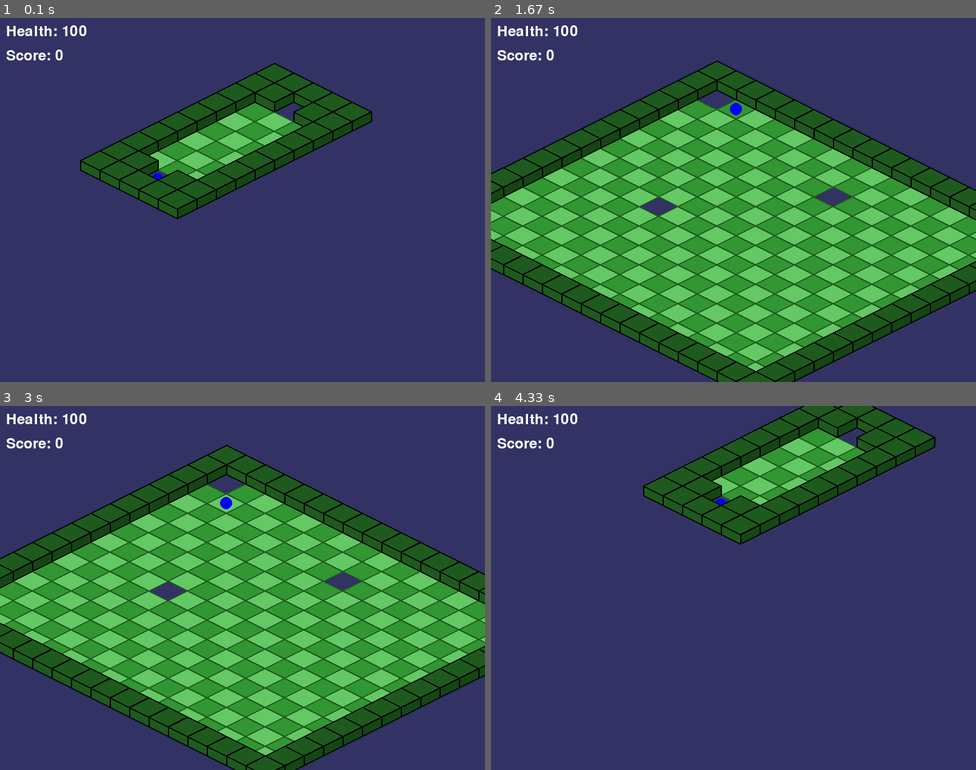
Above: before the commit, frames 1-4 (two rows, left to right).
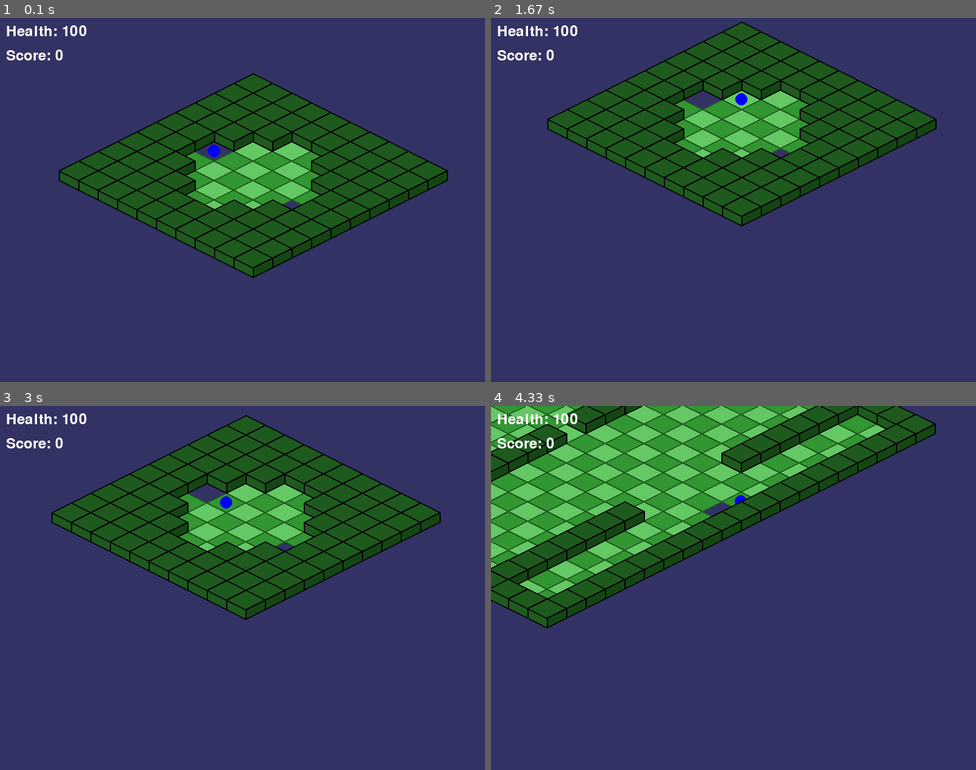
Above: after the commit, the same moments.

Repository: LWhite200/pygames
Game: pygame game, started from Isometric/Isometric.py
Same seed, same stepped clock (60 frames per second), same inputs: the game is played once before the commit and once after it.
Inputs:
- Up to frame 1 (0.1 s): no input
- Up to frame 2 (1.67 s): tap Enter at 0.33 s; tap Space at 0.67 s; hold Right 1-1.47 s; hold Up from 1.5 s (still down)
- Up to frame 3 (3 s): release Up at 1.8 s; hold Right 1.83-2.3 s; hold Left 2.33-2.87 s; hold Down from 2.9 s (still down)
- Up to frame 4 (4.33 s): release Down at 3.2 s; hold Left 3.23-3.63 s; hold Up 3.67-4.03 s

The runs differ from the first frame. In frame 1, 19% of the frame differs, in the area x 12-93%, y 12-72%; in frame 2, 62%, in the area x 0-100%, y 1-100%; in frame 3, 60%; in frame 4, 31%.

Commit message:
Add files via upload

Diff:
--- a/Isometric/Isometric.py
+++ b/Isometric/Isometric.py
@@ -1,8 +1,8 @@
+" The main game function that handles movement, visuals, and game logic"
+
 import worldMap
 import pygame
 import sys
-
-
 
 # Initialize Pygame
 pygame.init()
@@ -189,11 +189,11 @@
     worldMap.main()
 
 
-    gridName = "warpTest"
-    warpedFrom = 22
-    grid = worldMap.getArea("warpTest")   # not working
+    gridName = "bird"
+    warpedFrom = 11
+    grid = worldMap.getArea(gridName)   # not working
     GRID_WIDTH, GRID_HEIGHT = len(grid), len(grid[0])
-    sx,sy = worldMap.getPosition("warpTest", warpedFrom)
+    sx,sy = worldMap.getPosition(gridName, warpedFrom)
     player_pos = [sx, sy]
 
     while True:
--- /dev/null
+++ b/Isometric/grid Maker/SqueezGrids.py
@@ -0,0 +1,64 @@
+import os
+
+def read_grid_file(file_path):
+    """Reads a grid file and extracts the grid data and Areas.append line."""
+    with open(file_path, 'r') as file:
+        lines = file.readlines()
+        grid = []
+        areas_append_line = None
+        for line in lines:
+            if line.strip() and not line.strip().startswith("Areas.append"):
+                # Parse grid row
+                row = [int(num) for num in line.strip().split()]
+                grid.append(row)
+            elif line.strip().startswith("Areas.append"):
+                # Capture the Areas.append line
+                areas_append_line = line.strip()
+        return grid, areas_append_line
+
+def generate_master_grids(output_file, grids_folder):
+    """Generates the masterGrids.py file with all grids and Areas.append logic."""
+    grids = {}
+    areas_appends = []
+
+    # Read all .txt files in the grids folder
+    for filename in os.listdir(grids_folder):
+        if filename.endswith(".txt"):
+            file_path = os.path.join(grids_folder, filename)
+            grid_name = filename[:-4]  # Remove '.txt' from the filename
+            grid, areas_append_line = read_grid_file(file_path)
+            grids[grid_name] = grid
+            if areas_append_line:
+                areas_appends.append(areas_append_line)
+
+    # Write the masterGrids.py file
+    with open(output_file, 'w') as f:
+        # Write all grids
+        for grid_name, grid in grids.items():
+            f.write(f"{grid_name} = [\n")
+            for row in grid:
+                f.write(f"    {row},\n")
+            f.write("]\n\n")
+
+        # Write the main function
+        f.write("def main():\n")
+        f.write("    Areas = []\n\n")
+
+        # Write all Areas.append statements
+        for areas_append in areas_appends:
+            f.write(f"    {areas_append}\n")
+
+        f.write("\n    return Areas\n\n")
+
+        f.write("if __name__ == \"__main__\":\n")
+        f.write("    main()\n")
+
+if __name__ == "__main__":
+    # Folder containing grid files
+    grids_folder = "grids.txt"  # Ensure this folder exists and contains .txt files
+    # Output file
+    output_file = "masterGrids.py"
+
+    # Generate the masterGrids.py file
+    generate_master_grids(output_file, grids_folder)
+    print(f"Generated {output_file} with all grids and Areas.append statements.")
--- a/Isometric/grid Maker/gridMaker.py
+++ b/Isometric/grid Maker/gridMaker.py
@@ -1,5 +1,7 @@
 import pygame
 import sys
+import tkinter as tk
+from tkinter import simpledialog
 
 # Initialize Pygame
 pygame.init()
@@ -14,38 +16,162 @@
 BLACK = (0, 0, 0)
 TILE_COLORS = [(200, 200, 200), (100, 100, 255), (50, 255, 50), (255, 100, 100)]
 
-# Grid settings
-TILE_SIZE = 64
-GRID_WIDTH, GRID_HEIGHT = 10, 10  # Default grid size
-
-# Define the grid (initialized to 0)
-grid = [[0 for _ in range(GRID_HEIGHT)] for _ in range(GRID_WIDTH)]
-
-# Function to save the grid to a text file
-def save_grid_to_file(filename="grid.txt"):
-    with open(filename, 'w') as f:
-        for row in grid:
-            f.write(" ".join(map(str, row)) + "\n")
-    print(f"Grid saved to {filename}")
-
-# Draw the grid on the screen
+# Font for rendering numbers
+pygame.font.init()
+FONT = pygame.font.SysFont("Arial", 16)
+
+TILE_SIZE = 20
+GRID_WIDTH, GRID_HEIGHT = 10, 10
+
+numWarps = 0  # Amount of "11 divisible"
+
+def initialize_grid():
+    grid = [[1 for _ in range(GRID_HEIGHT)] for _ in range(GRID_WIDTH)]
+    for x in range(GRID_WIDTH):
+        for y in range(GRID_HEIGHT):
+            if x == 0 or x == GRID_WIDTH - 1 or y == 0 or y == GRID_HEIGHT - 1:
+                grid[x][y] = 2
+    return grid
+
+grid = initialize_grid()
+
+def getTextUser():
+    root = tk.Tk()
+    root.withdraw()  # Hide the root window
+
+    # Get the filename from the user
+    filename = simpledialog.askstring("Input", "Enter the filename to save the grid:", parent=root)
+
+    if filename is None:  # User canceled the input
+        return None
+
+    # Initialize the result list
+    res = [filename, ""]
+
+    # Construct the Areas string
+    res[1] = f"Areas.append(Area(\"{filename}\", ["
+
+    for i in range(1, numWarps + 1):
+        ii = i * 11
+        part1 = simpledialog.askstring("Input", f"What Place Does Warp {ii} go to:", parent=root)
+        part2 = simpledialog.askstring("Input", f"Which Warp Zone of {part1}:", parent=root)
+
+        if part1 is None or part2 is None:  # User canceled the input
+            return None
+
+        res[1] += f"({ii}, (\"{part1}\", {part2}))"
+        if i < numWarps:
+            res[1] += ", "
+
+    res[1] += "]))"
+
+    root.destroy()
+    return res
+
+def save_grid_to_file():
+    userText = getTextUser()
+
+    if userText is None:  # Check if the user canceled the input
+        print("Save canceled.")
+        return
+
+    filename = userText[0] + ".txt"
+
+    warps = []
+    for x in range(GRID_WIDTH):
+        for y in range(GRID_HEIGHT):
+            if grid[x][y] >= 11 and grid[x][y] <= 99 and grid[x][y] % 11 == 0:
+                warps.append((x, y, grid[x][y]))
+
+    try:
+        with open(filename, 'w') as f:
+            for y in range(GRID_HEIGHT):
+                row = [str(grid[x][y]) for x in range(GRID_WIDTH)]
+                f.write(" ".join(row) + "\n")
+
+            if warps:
+                f.write("\n" + userText[1] + "\n")
+
+        print(f"Grid saved to {filename}")
+    except IOError as e:
+        print(f"Error saving file: {e}")
+
 def draw_grid():
     for x in range(GRID_WIDTH):
         for y in range(GRID_HEIGHT):
-            # Draw each tile with its respective color
+            # Draw the tile background
             tile_color = TILE_COLORS[grid[x][y] % len(TILE_COLORS)]
             pygame.draw.rect(screen, tile_color, (x * TILE_SIZE, y * TILE_SIZE, TILE_SIZE, TILE_SIZE))
-            pygame.draw.rect(screen, BLACK, (x * TILE_SIZE, y * TILE_SIZE, TILE_SIZE, TILE_SIZE), 2)  # Border
-
-# Handle mouse click to increase tile value
+            pygame.draw.rect(screen, BLACK, (x * TILE_SIZE, y * TILE_SIZE, TILE_SIZE, TILE_SIZE), 2)
+
+            # Draw the number on the tile
+            number = grid[x][y]
+            if number >= 11 and number <= 99 and number % 11 == 0:
+                text_surface = FONT.render(str(number), True, BLACK)
+            else:
+                text_surface = FONT.render(str(number % 12), True, BLACK)
+            text_rect = text_surface.get_rect(center=(x * TILE_SIZE + TILE_SIZE // 2, y * TILE_SIZE + TILE_SIZE // 2))
+            screen.blit(text_surface, text_rect)
+
 def handle_mouse_click():
+    global numWarps
     mouse_x, mouse_y = pygame.mouse.get_pos()
     grid_x = mouse_x // TILE_SIZE
     grid_y = mouse_y // TILE_SIZE
 
-    # Ensure coordinates are within grid bounds
     if 0 <= grid_x < GRID_WIDTH and 0 <= grid_y < GRID_HEIGHT:
-        grid[grid_x][grid_y] = (grid[grid_x][grid_y] + 1) % 3  # Cycle between 0, 1, 2
+        current_value = grid[grid_x][grid_y]
+
+        # Case 1: If the value is divisible by 11 (11, 22, 33,...), reset it to 0
+        if current_value % 11 == 0 and current_value != 0:
+            numWarps -= 1
+            grid[grid_x][grid_y] = 1 if not (grid_x == 0 or grid_x == GRID_WIDTH - 1 or grid_y == 0 or grid_y == GRID_HEIGHT - 1) else 2
+
+        # Case 2: If the value is less than 11, increment it
+        elif current_value < 11:
+            grid[grid_x][grid_y] += 1
+
+            if grid[grid_x][grid_y] == 11:
+                numWarps += 1
+                grid[grid_x][grid_y] *= numWarps
+
+        # Case 3: If the value is 0, and we want to set a new divisible by 11 number
+        elif current_value == 0:
+            # Find the first available divisible by 11 number (11, 22, 33, ..., 99)
+            for num in range(11, 100, 11):
+                if not any(num == grid[x][y] for x in range(GRID_WIDTH) for y in range(GRID_HEIGHT)):
+                    grid[grid_x][grid_y] = num
+                    break
+
+def makeWarp():
+    global numWarps
+    mouse_x, mouse_y = pygame.mouse.get_pos()
+    grid_x = mouse_x // TILE_SIZE
+    grid_y = mouse_y // TILE_SIZE
+
+    if 0 <= grid_x < GRID_WIDTH and 0 <= grid_y < GRID_HEIGHT:
+        current_value = grid[grid_x][grid_y]
+        if current_value == 0:
+            grid[grid_x][grid_y] = 6
+        elif current_value == 6:
+            grid[grid_x][grid_y] = 11
+            numWarps += 1
+            grid[grid_x][grid_y] *= numWarps
+        else:
+            if current_value % 11 == 0:
+                numWarps -= 1
+            grid[grid_x][grid_y] = 0
+
+def renumber_warps():
+    warps = []
+    for x in range(GRID_WIDTH):
+        for y in range(GRID_HEIGHT):
+            if grid[x][y] >= 11 and grid[x][y] <= 99 and grid[x][y] % 11 == 0:
+                warps.append((x, y, grid[x][y]))
+
+    warps.sort(key=lambda w: w[2])  # Sort by warp number
+    for i, (x, y, _) in enumerate(warps):
+        grid[x][y] = 11 * (i + 1)  # Renumber warps sequentially
 
 def main():
     global GRID_WIDTH, GRID_HEIGHT, grid
@@ -59,38 +185,35 @@
                 sys.exit()
 
             if event.type == pygame.MOUSEBUTTONDOWN:
-                if event.button == 1:  # Left mouse button clicked
+                if event.button == 1:  # Left click
                     handle_mouse_click()
-
-            # Check for key press to resize the grid (for testing)
+                elif event.button == 3:  # Right click
+                    makeWarp()
+
             if event.type == pygame.KEYDOWN:
                 if event.key == pygame.K_UP:
-                    GRID_HEIGHT += 1
-                    grid = [[0 for _ in range(GRID_HEIGHT)] for _ in range(GRID_WIDTH)]  # Reinitialize grid
-                elif event.key == pygame.K_DOWN:
                     if GRID_HEIGHT > 1:
                         GRID_HEIGHT -= 1
-                        grid = [[0 for _ in range(GRID_HEIGHT)] for _ in range(GRID_WIDTH)]  # Reinitialize grid
+                        grid = initialize_grid()
+                elif event.key == pygame.K_DOWN:
+                    GRID_HEIGHT += 1
+                    grid = initialize_grid()
                 elif event.key == pygame.K_LEFT:
                     if GRID_WIDTH > 1:
                         GRID_WIDTH -= 1
-                        grid = [[0 for _ in range(GRID_HEIGHT)] for _ in range(GRID_WIDTH)]  # Reinitialize grid
+                        grid = initialize_grid()
                 elif event.key == pygame.K_RIGHT:
                     GRID_WIDTH += 1
-                    grid = [[0 for _ in range(GRID_HEIGHT)] for _ in range(GRID_WIDTH)]  # Reinitialize grid
-                elif event.key == pygame.K_s:  # Press 's' to save the grid
+                    grid = initialize_grid()
+                elif event.key == pygame.K_s:
                     save_grid_to_file()
 
-        # Fill the screen with a background color
         screen.fill(WHITE)
 
-        # Draw the grid
         draw_grid()
 
-        # Update the display
         pygame.display.flip()
 
-        # Cap the frame rate
         clock.tick(30)
 
 if __name__ == "__main__":
--- /dev/null
+++ b/Isometric/grid Maker/masterGrids.py
@@ -0,0 +1,52 @@
+bird = [
+    [2, 2, 2, 2, 2, 2, 2, 2, 2, 2],
+    [2, 2, 2, 2, 2, 2, 2, 2, 2, 2],
+    [2, 2, 2, 2, 11, 1, 2, 2, 2, 2],
+    [2, 2, 2, 1, 1, 1, 1, 2, 2, 2],
+    [2, 2, 1, 1, 1, 1, 1, 1, 2, 2],
+    [2, 2, 1, 1, 1, 1, 1, 1, 2, 2],
+    [2, 2, 2, 1, 1, 1, 1, 2, 2, 2],
+    [2, 2, 2, 2, 1, 22, 2, 2, 2, 2],
+    [2, 2, 2, 2, 2, 2, 2, 2, 2, 2],
+    [2, 2, 2, 2, 2, 2, 2, 2, 2, 2],
+]
+
+ele = [
+    [2, 2, 2, 2, 2, 2, 2, 2, 2, 2],
+    [2, 11, 1, 1, 2, 2, 1, 1, 1, 2],
+    [2, 1, 1, 1, 2, 2, 1, 1, 1, 2],
+    [2, 1, 1, 1, 2, 2, 1, 1, 1, 2],
+    [2, 2, 2, 1, 1, 1, 1, 2, 2, 2],
+    [2, 2, 2, 1, 1, 1, 1, 2, 2, 2],
+    [2, 1, 1, 1, 2, 2, 1, 1, 1, 2],
+    [2, 1, 1, 1, 2, 2, 1, 1, 1, 2],
+    [2, 1, 1, 1, 2, 2, 1, 1, 22, 2],
+    [2, 2, 2, 2, 2, 2, 2, 2, 2, 2],
+]
+
+gir = [
+    [2, 2, 2, 2, 2, 2, 2, 2, 2, 2, 2, 2, 2, 2, 2, 2, 2, 2, 2, 2],
+    [2, 1, 1, 1, 1, 1, 1, 1, 1, 11, 1, 1, 1, 1, 1, 1, 1, 1, 1, 2],
+    [2, 1, 1, 1, 1, 1, 1, 1, 1, 1, 1, 1, 1, 1, 1, 1, 1, 1, 1, 2],
+    [2, 2, 2, 2, 2, 2, 2, 1, 1, 1, 1, 1, 2, 2, 2, 2, 2, 2, 2, 2],
+    [2, 1, 1, 1, 1, 1, 1, 1, 1, 1, 1, 1, 1, 1, 1, 1, 1, 1, 1, 2],
+    [2, 1, 1, 1, 1, 1, 1, 1, 1, 1, 1, 1, 1, 1, 1, 1, 1, 1, 1, 2],
+    [2, 1, 1, 1, 1, 1, 1, 1, 1, 1, 1, 1, 1, 1, 1, 1, 1, 1, 1, 2],
+    [2, 1, 1, 1, 1, 1, 1, 1, 1, 1, 1, 1, 1, 1, 1, 1, 1, 1, 1, 2],
+    [2, 1, 1, 1, 1, 1, 1, 1, 1, 1, 1, 1, 1, 1, 1, 1, 1, 1, 1, 2],
+    [2, 1, 2, 2, 2, 2, 2, 2, 2, 1, 2, 2, 2, 2, 2, 2, 2, 2, 2, 2],
+    [2, 1, 1, 1, 1, 1, 1, 1, 1, 1, 1, 1, 1, 1, 1, 1, 1, 1, 1, 2],
+    [2, 1, 1, 1, 1, 1, 1, 1, 1, 1, 1, 1, 1, 1, 1, 1, 1, 1, 1, 2],
+    [2, 1, 1, 1, 1, 1, 1, 1, 1, 1, 1, 1, 1, 1, 1, 1, 1, 1, 1, 2],
+    [2, 1, 1, 1, 1, 1, 1, 1, 1, 1, 1, 1, 1, 1, 1, 1, 1, 1, 1, 2],
+    [2, 1, 1, 1, 1, 1, 1, 1, 1, 1, 1, 1, 1, 1, 1, 1, 1, 1, 1, 2],
+    [2, 2, 2, 2, 2, 2, 2, 1, 1, 1, 1, 1, 2, 2, 2, 2, 2, 2, 2, 2],
+    [2, 1, 1, 1, 1, 1, 1, 1, 1, 1, 1, 1, 1, 1, 1, 1, 1, 1, 1, 2],
+    [2, 1, 1, 1, 1, 1, 1, 1, 1, 22, 1, 1, 1, 1, 1, 1, 1, 1, 1, 2],
+    [2, 2, 2, 2, 2, 2, 2, 2, 2, 2, 2, 2, 2, 2, 2, 2, 2, 2, 2, 2],
+]
+
+def main():
+    Areas.append(Area("bird", [(11, ("gir", 22)), (22, ("ele", 11))]))
+    Areas.append(Area("ele", [(11, ("bird", 22)), (22, ("gir", 11))]))
+    Areas.append(Area("gir", [(11, ("ele", 22)), (22, ("bird", 11))]))
--- a/Isometric/worldMap.py
+++ b/Isometric/worldMap.py
@@ -18,51 +18,6 @@
         if self.warp[number]:  # Checking if a warp exists for that index
             return self.warp[number][1]  # return the name of the target area
 
-# Test grids
-test = [
-    [2, 2, 2, 2, 2, 2, 2, 2, 2, 2],
-    [2, 1, 1, 1, 1, 1, 1, 1, 1, 2],
-    [2, 1, 2, 1, 1, 1, 1, 2, 1, 2],
-    [2, 1, 1, 1, 1, 1, 1, 1, 1, 2],
-    [2, 1, 1, 1, 1, 1, 1, 1, 1, 2],
-    [2, 1, 1, 1, 1, 1, 1, 1, 1, 2],
-    [2, 1, 1, 1, 1, 1, 1, 1, 1, 2],
-    [2, 1, 2, 1, 1, 1, 1, 2, 1, 2],
-    [2, 1, 1, 1, 1, 1, 1, 1, 11, 2],
-    [2, 2, 2, 2, 2, 2, 2, 2, 2, 2]
-]
-
-warptest = [
-    [2, 2, 2, 2, 2, 2, 2, 2, 2, 2],
-    [2, 2, 1, 1, 1, 1, 1, 1, 2, 2],
-    [2,11, 1, 1, 1, 1, 1, 1,22, 2],
-    [2, 2, 1, 1, 1, 1, 1, 1, 2, 2],
-    [2, 2, 2, 2, 2, 2, 2, 2, 2, 2]
-]
-
-Test2 = [
-    [2, 2, 2, 2, 2, 2, 2, 2, 2, 2, 2, 2, 2, 2, 2, 2],
-    [2,11, 1, 1, 1, 1, 1, 1, 1, 1, 1, 1, 1, 1, 1, 2],
-    [2, 1, 1, 1, 1, 1, 1, 1, 1, 1, 1, 1, 1, 1, 1, 2],
-    [2, 1, 1, 1, 1, 1, 1, 1, 1, 1, 1, 1, 1, 1, 1, 2],
-    [2, 1, 1, 1, 1, 1, 1, 1, 1, 1, 1, 1, 1, 1, 1, 2],
-    [2, 1, 1, 1, 1, 1, 1, 1,22, 1, 1, 1, 1, 1, 1, 2],
-    [2, 1, 1, 1, 1, 1, 1, 1, 1, 1, 1, 1, 1, 1, 1, 2],
-    [2, 1, 1, 1, 1, 1, 1, 1, 1, 1, 1, 1, 1, 1, 1, 2],
-    [2, 1, 1, 1, 1, 1, 1, 1, 1, 1, 1, 1, 1, 1, 1, 2],
-    [2, 1, 1,33, 1, 1, 1, 1, 1, 1, 1, 1, 1, 1, 1, 2],
-    [2, 1, 1, 1, 1, 1, 1, 1, 1, 1, 1, 1, 1, 1, 1, 2],
-    [2, 1, 1, 1, 1, 1, 1, 1, 1, 1, 1, 1, 1, 1, 1, 2],
-    [2, 1, 1, 1, 1, 1, 1, 1, 1, 1, 1, 1, 1, 1, 1, 2],
-    [2, 1, 1, 1, 1, 1, 1, 1, 1, 1, 1, 1, 1, 1, 1, 2],
-    [2, 1, 1, 1, 1, 1, 1, 1, 1, 1, 1, 1, 1, 1, 1, 2],
-    [2, 1, 1, 1, 1, 1, 1, 1, 1, 1, 1, 1, 1, 1, 1, 2],
-    [2, 1, 1, 1, 1, 1, 1, 1, 1, 1, 1, 1, 1, 1, 1, 2],
-    [2, 2, 2, 2, 2, 2, 2, 2, 2, 2, 2, 2, 2, 2, 2, 2]
-]
-
-# takes the name and its zone to see where it warps to
-# then returns the new area name and the warp tile number
 def getNameWarp(curName, curPosition):
     # Look for the area object that matches curName
     for area in Areas:
@@ -77,13 +32,22 @@
 
 # Returns the grid of a certain name
 def getArea(cur):
-    grids = {
-        "test": test,
-        "warptest": warptest,
-        "test2": Test2,  # Add the Test2 grid
-    }
-    cur = cur.lower()  # Convert to lowercase to match key names
-    return grids.get(cur, [])  # Default to an empty list if not found
+    """
+    Returns the grid of a certain name by dynamically accessing the global variables.
+    Converts the input string to lowercase to match the grid variable names.
+    """
+    cur = cur.lower()  # Convert to lowercase to match variable names
+    try:
+        # Use globals() to dynamically access the grid variable
+        grid = globals().get(cur)
+        if grid is not None:
+            return grid
+        else:
+            print(f"Grid '{cur}' not found.")
+            return []  # Return an empty list if the grid is not found
+    except Exception as e:
+        print(f"Error accessing grid '{cur}': {e}")
+        return []  # Return an empty list in case of any error
 
 # Returns the position player warped or started on
 def getPosition(cur, next):
@@ -94,20 +58,64 @@
             if grid[i][j] == next:
                 return (i, j)  # Return (i, j) as the position of the "next" value
 
-# Load the area objects
+# -------------------------------------------------------------------------
+# -------------------------------------------------------------------------
+
+bird = [
+    [2, 2, 2, 2, 2, 2, 2, 2, 2, 2],
+    [2, 2, 2, 2, 2, 2, 2, 2, 2, 2],
+    [2, 2, 2, 2, 11, 1, 2, 2, 2, 2],
+    [2, 2, 2, 1, 1, 1, 1, 2, 2, 2],
+    [2, 2, 1, 1, 1, 1, 1, 1, 2, 2],
+    [2, 2, 1, 1, 1, 1, 1, 1, 2, 2],
+    [2, 2, 2, 1, 1, 1, 1, 2, 2, 2],
+    [2, 2, 2, 2, 1, 22, 2, 2, 2, 2],
+    [2, 2, 2, 2, 2, 2, 2, 2, 2, 2],
+    [2, 2, 2, 2, 2, 2, 2, 2, 2, 2],
+]
+
+ele = [
+    [2, 2, 2, 2, 2, 2, 2, 2, 2, 2],
+    [2, 11, 1, 1, 2, 2, 1, 1, 1, 2],
+    [2, 1, 1, 1, 2, 2, 1, 1, 1, 2],
+    [2, 1, 1, 1, 2, 2, 1, 1, 1, 2],
+    [2, 2, 2, 1, 1, 1, 1, 2, 2, 2],
+    [2, 2, 2, 1, 1, 1, 1, 2, 2, 2],
+    [2, 1, 1, 1, 2, 2, 1, 1, 1, 2],
+    [2, 1, 1, 1, 2, 2, 1, 1, 1, 2],
+    [2, 1, 1, 1, 2, 2, 1, 1, 22, 2],
+    [2, 2, 2, 2, 2, 2, 2, 2, 2, 2],
+]
+
+gir = [
+    [2, 2, 2, 2, 2, 2, 2, 2, 2, 2, 2, 2, 2, 2, 2, 2, 2, 2, 2, 2],
+    [2, 1, 1, 1, 1, 1, 1, 1, 1, 11, 1, 1, 1, 1, 1, 1, 1, 1, 1, 2],
+    [2, 1, 1, 1, 1, 1, 1, 1, 1, 1, 1, 1, 1, 1, 1, 1, 1, 1, 1, 2],
+    [2, 2, 2, 2, 2, 2, 2, 1, 1, 1, 1, 1, 2, 2, 2, 2, 2, 2, 2, 2],
+    [2, 1, 1, 1, 1, 1, 1, 1, 1, 1, 1, 1, 1, 1, 1, 1, 1, 1, 1, 2],
+    [2, 1, 1, 1, 1, 1, 1, 1, 1, 1, 1, 1, 1, 1, 1, 1, 1, 1, 1, 2],
+    [2, 1, 1, 1, 1, 1, 1, 1, 1, 1, 1, 1, 1, 1, 1, 1, 1, 1, 1, 2],
+    [2, 1, 1, 1, 1, 1, 1, 1, 1, 1, 1, 1, 1, 1, 1, 1, 1, 1, 1, 2],
+    [2, 1, 1, 1, 1, 1, 1, 1, 1, 1, 1, 1, 1, 1, 1, 1, 1, 1, 1, 2],
+    [2, 1, 2, 2, 2, 2, 2, 2, 2, 1, 2, 2, 2, 2, 2, 2, 2, 2, 2, 2],
+    [2, 1, 1, 1, 1, 1, 1, 1, 1, 1, 1, 1, 1, 1, 1, 1, 1, 1, 1, 2],
+    [2, 1, 1, 1, 1, 1, 1, 1, 1, 1, 1, 1, 1, 1, 1, 1, 1, 1, 1, 2],
+    [2, 1, 1, 1, 1, 1, 1, 1, 1, 1, 1, 1, 1, 1, 1, 1, 1, 1, 1, 2],
+    [2, 1, 1, 1, 1, 1, 1, 1, 1, 1, 1, 1, 1, 1, 1, 1, 1, 1, 1, 2],
+    [2, 1, 1, 1, 1, 1, 1, 1, 1, 1, 1, 1, 1, 1, 1, 1, 1, 1, 1, 2],
+    [2, 2, 2, 2, 2, 2, 2, 1, 1, 1, 1, 1, 2, 2, 2, 2, 2, 2, 2, 2],
+    [2, 1, 1, 1, 1, 1, 1, 1, 1, 1, 1, 1, 1, 1, 1, 1, 1, 1, 1, 2],
+    [2, 1, 1, 1, 1, 1, 1, 1, 1, 22, 1, 1, 1, 1, 1, 1, 1, 1, 1, 2],
+    [2, 2, 2, 2, 2, 2, 2, 2, 2, 2, 2, 2, 2, 2, 2, 2, 2, 2, 2, 2],
+]
+
 def main():
-    Areas.append(Area("WARPTEST", [
-        (11, ("Test2", 11)),
-        (22, ("warptest", 11))
-    ]))
-    Areas.append(Area("Test2", [
-        (11, ("warptest", 22)),
-        (22, ("test", 11)),
-        (33, ("warptest", 11))
-    ]))
-    Areas.append(Area("test", [
-        (11, ("warptest", 22))
-    ]))
+    Areas.append(Area("bird", [(11, ("gir", 22)), (22, ("ele", 11))]))
+    Areas.append(Area("ele", [(11, ("bird", 22)), (22, ("gir", 11))]))
+    Areas.append(Area("gir", [(11, ("ele", 22)), (22, ("bird", 11))]))
+
+
+
 
 if __name__ == "__main__":
     main()
